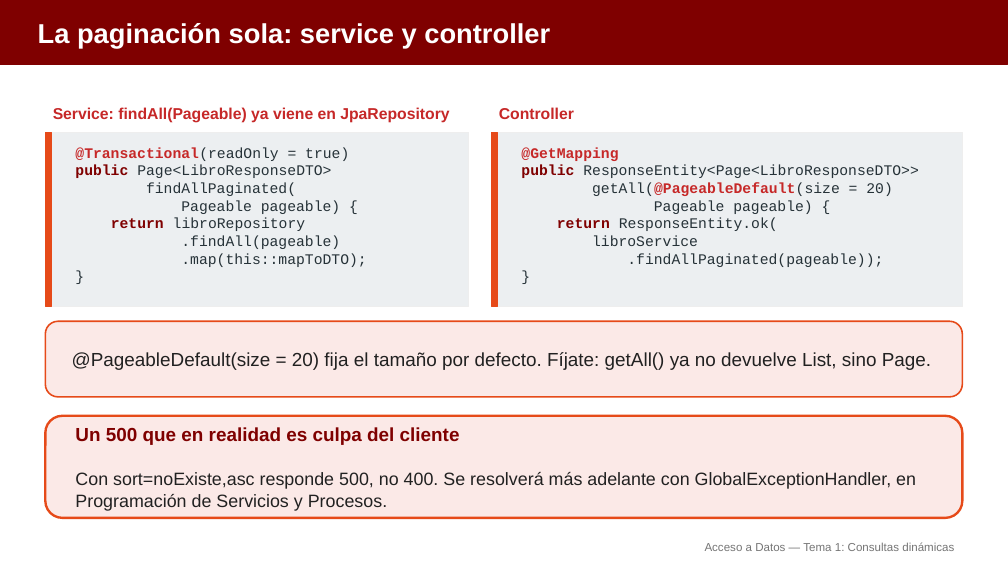
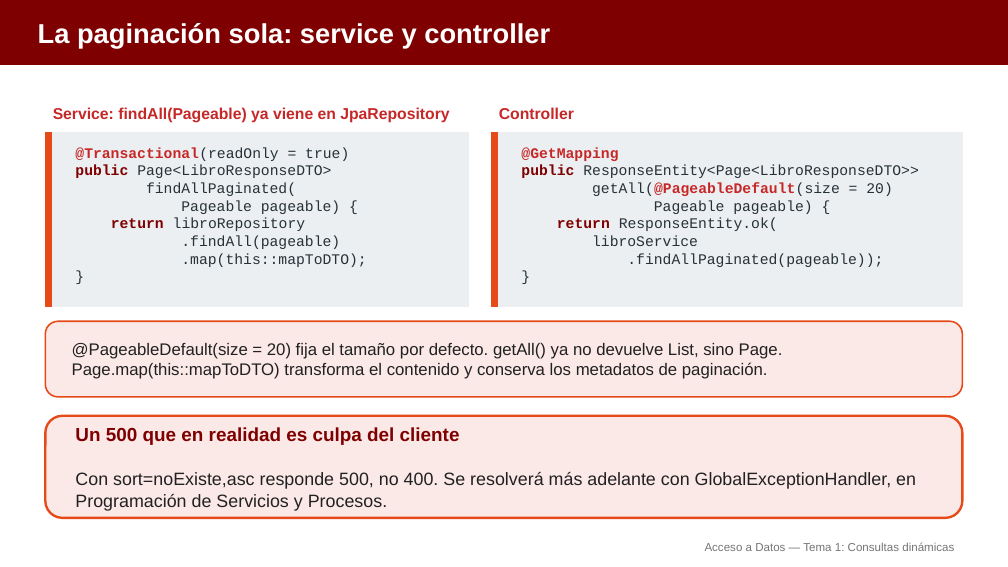
Before and after one commit to aitorventura/acceso-a-datos, a slide deck: slide 13 of docs/tema1/diapositivas/consultas-dinamicas.pptx (slide 12 before the commit). Drawn at 1008x567 pixels with LibreOffice and Linux fonts; fonts in the diff are those of the drawing. Boxes give left, top, right and bottom in pixels: in the first picture for what was removed or moved away, otherwise in the second. Text is boxed around its words. In the diff, an @@ line names an element or a change of style, - is before the commit and + after.

```diff
--- a/docs/tema1/diapositivas/consultas-dinamicas.pptx
+++ b/docs/tema1/diapositivas/consultas-dinamicas.pptx
@@ text at bbox=[72, 343, 783, 379]: text changed; size 18 to 16 pt @@
-@PageableDefault(size = 20) fija el tamaño por defecto. Fíjate: getAll() ya no devuelve List, sino Page.
+@PageableDefault(size = 20) fija el tamaño por defecto. getAll() ya no devuelve List, sino Page.
+Page.map(this::mapToDTO) transforma el contenido y conserva los metadatos de paginación.
```
Also in this commit, not shown: 7 other slides changed, 1 slide added.
